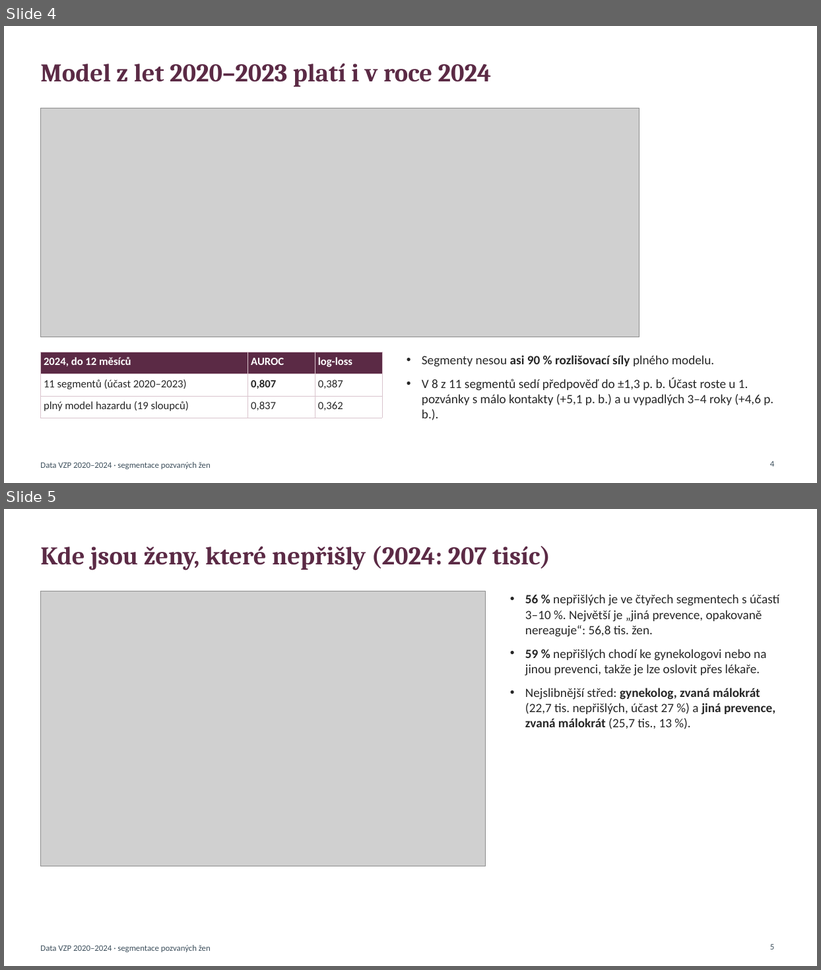
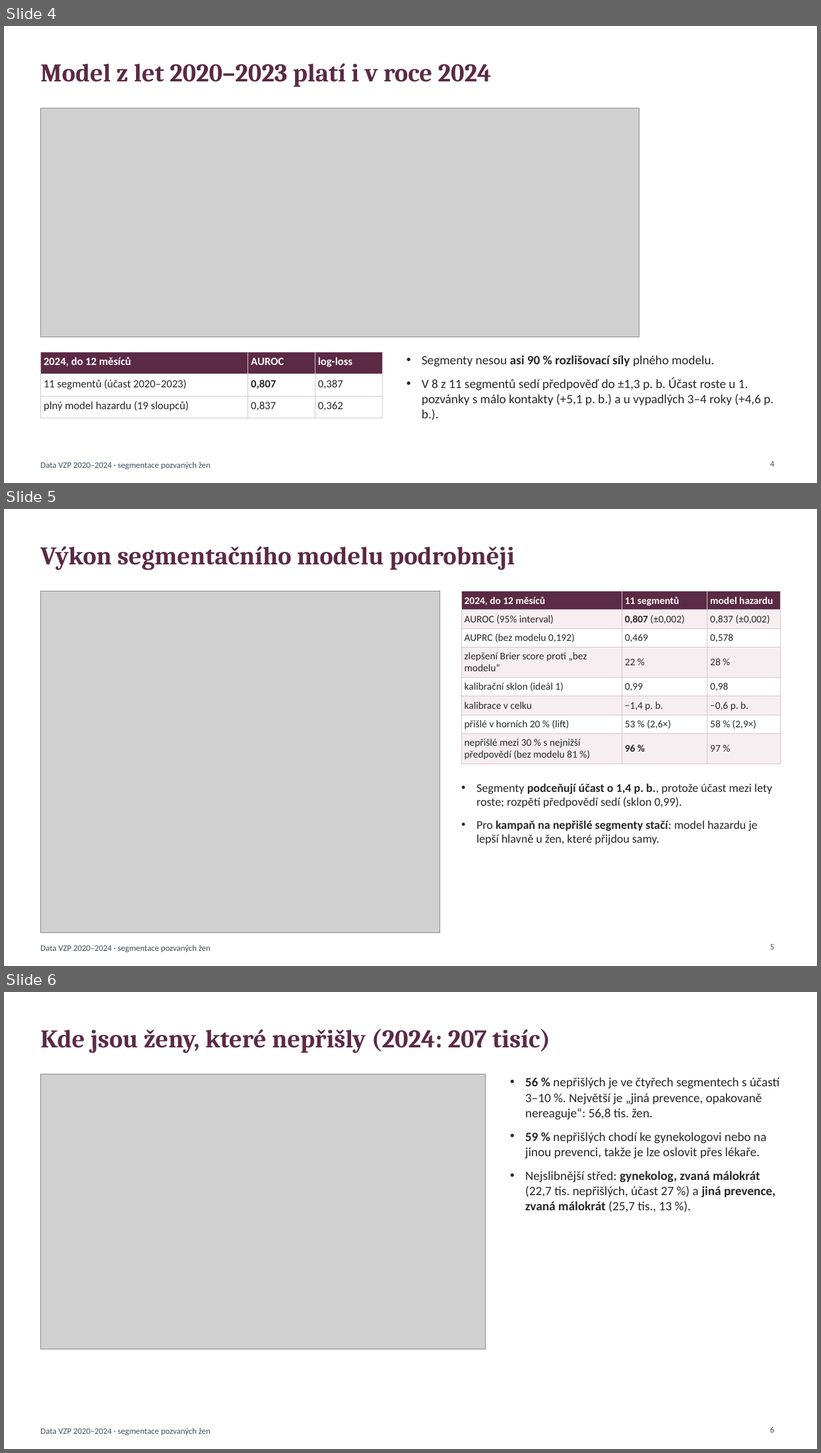
Before and after one commit to vit-tucek/mamograf-vzp, a slide deck: docs/vzp_segmentace/slides.pptx. Shown one above the other, each under a label of ours: slides 4 and 5 before the commit, slides 4, 5 and 6 after it. The pictures are 821x970 and 821x1453 pixels, drawn with LibreOffice and Linux fonts; fonts in the diff are those of the drawing; grey boxes stand for pictures. Boxes give left, top, right and bottom in pixels: in the first picture for what was removed or moved away, otherwise in the second. Text is boxed around its words. In the diff, an @@ line names an element or a change of style, - is before the commit and + after.

```diff
--- a/docs/vzp_segmentace/slides.pptx
+++ b/docs/vzp_segmentace/slides.pptx
@@ slide 5 added at bbox=[4, 509, 817, 966], background #FFFFFF; not listed: 1 template element that a slide beside it also shows @@
@@ title added at bbox=[40, 546, 515, 570], 30 pt, text #5B2A45, bold @@
+Výkon segmentačního modelu podrobněji
@@ picture added at bbox=[40, 591, 440, 933] @@
@@ table added at bbox=[461, 591, 781, 762], 8 rows, 3 columns @@
+2024, do 12 měsíců | 11 segmentů | model hazardu
+AUROC (95% interval) | 0,807 (±0,002) | 0,837 (±0,002)
+AUPRC (bez modelu 0,192) | 0,469 | 0,578
+zlepšení Brier score proti „bez modelu“ | 22 % | 28 %
+kalibrační sklon (ideál 1) | 0,99 | 0,98
+kalibrace v celku | −1,4 p. b. | −0,6 p. b.
+přišlé v horních 20 % (lift) | 53 % (2,6×) | 58 % (2,9×)
+nepřišlé mezi 30 % s nejnižší předpovědí (bez modelu 81 %) | 96 % | 97 %
@@ text added at bbox=[477, 784, 772, 845], 14 pt, text #262626 @@
+• Segmenty podceňují účast o 1,4 p. b., protože účast mezi lety roste; rozpětí předpovědí sedí (sklon 0,99).
+• Pro kampaň na nepřišlé segmenty stačí: model hazardu je lepší hlavně u žen, které přijdou samy.
@@ page number added at bbox=[770, 944, 774, 950], 10 pt, text #3D4F5C @@
+5
@@ what was slide 5 is now slide 6 @@
@@ page number at bbox=[770, 1427, 774, 1433]: text changed @@
-5
+6
```
Also in this commit, not shown: 1 other slide added, 4 other files.
